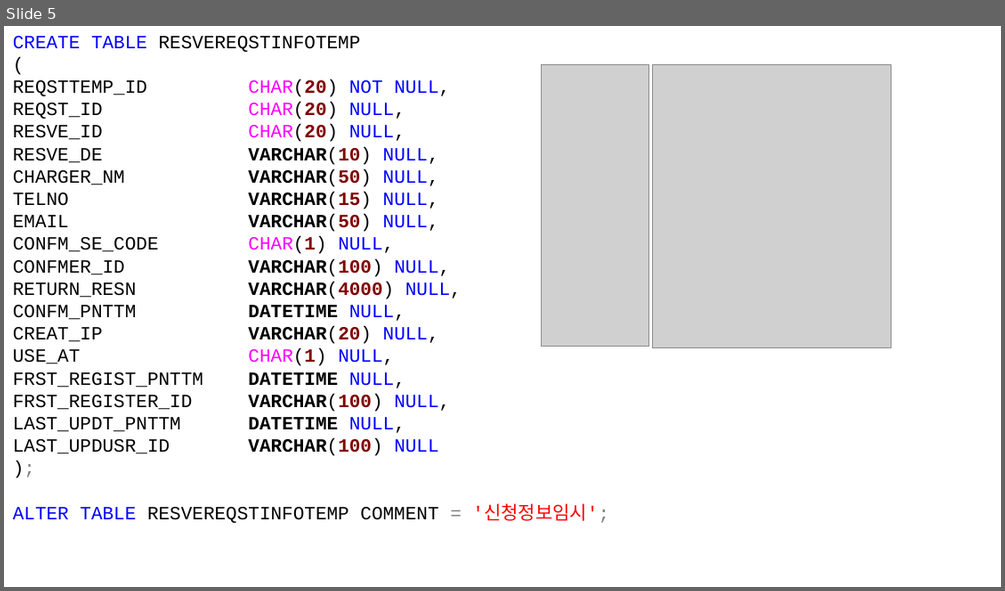
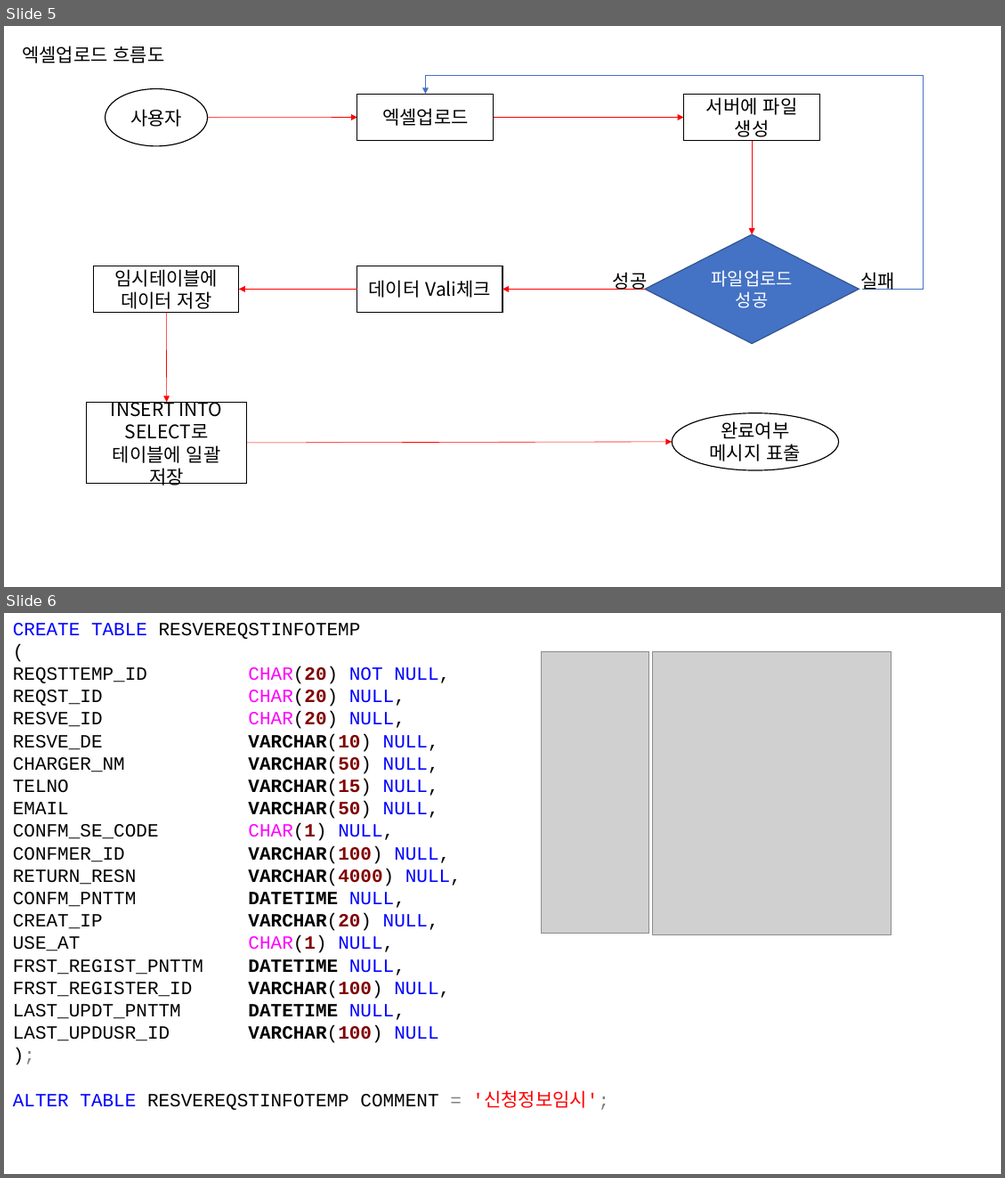
Before and after one commit to seongjinmoon/homepage2025, a slide deck: homepage/Document/2학기/13주차/13주차 수업자료.pptx. Shown one above the other, each under a label of ours: slide 5 before the commit, slides 5 and 6 after it. The pictures are 1005x591 and 1005x1178 pixels, drawn with LibreOffice and Linux fonts; fonts in the diff are those of the drawing; grey boxes stand for pictures. Boxes give left, top, right and bottom in pixels: in the first picture for what was removed or moved away, otherwise in the second. Text is boxed around its words. In the diff, an @@ line names an element or a change of style, - is before the commit and + after.

Commit message:
엑셀다운로드,업로드 수업자료

```diff
--- a/homepage/Document/2학기/13주차/13주차 수업자료.pptx
+++ b/homepage/Document/2학기/13주차/13주차 수업자료.pptx
@@ slide 5 added at [4, 26, 1001, 587], background #FFFFFF @@
@@ text added at [22, 46, 165, 63], 18 pt, text #000000 @@
+엑셀업로드 흐름도
@@ elbow arrow added from (863, 289) to (426, 94), #4472C4 0.5 pt @@
@@ ellipse added at [105, 89, 208, 146], outline #000000 1 pt, 18 pt, text #000000 @@
+사용자
@@ rectangle added at [357, 94, 493, 141], outline #000000 1 pt, 18 pt, text #000000 @@
+엑셀업로드
@@ rectangle added at [684, 94, 820, 141], outline #000000 1 pt, 18 pt, text #000000 @@
+서버에 파일 생성
@@ arrow added from (208, 118) to (357, 118), #FF0000 0.5 pt @@
@@ arrow added from (494, 118) to (684, 118), #FF0000 0.5 pt @@
@@ arrow added from (752, 141) to (752, 234), #FF0000 0.5 pt @@
@@ diamond added at [645, 234, 858, 344], fill #4472C4, outline #325491 1 pt, 17 pt, text #FFFFFF @@
+파일업로드
+성공
@@ rectangle added at [94, 265, 239, 312], outline #000000 1 pt, 18 pt, text #000000 @@
+임시테이블에 데이터 저장
@@ rectangle added at [357, 265, 502, 312], outline #000000 1 pt, 18 pt, text #000000 @@
+데이터 Vali체크
@@ arrow added from (357, 289) to (239, 289), #FF0000 0.5 pt @@
@@ arrow added from (645, 289) to (502, 289), #FF0000 0.5 pt @@
@@ text added at [613, 272, 647, 291], 18 pt, text #000000 @@
+성공
@@ text added at [860, 272, 895, 289], 18 pt, text #000000 @@
+실패
@@ arrow added from (166, 313) to (166, 402), #FF0000 0.5 pt @@
@@ rectangle added at [86, 402, 246, 483], outline #000000 1 pt, 18 pt, text #000000 @@
+INSERT INTO SELECT로 테이블에 일괄 저장
@@ ellipse added at [672, 413, 839, 471], outline #000000 1 pt, 18 pt, text #000000 @@
+완료여부 메시지 표출
@@ arrow added from (247, 443) to (672, 442), #FF0000 0.5 pt @@
@@ what was slide 5 is now slide 6 @@
```
Also in this commit, not shown: 3 slides changed, 4 other slides added, 26 other files.
